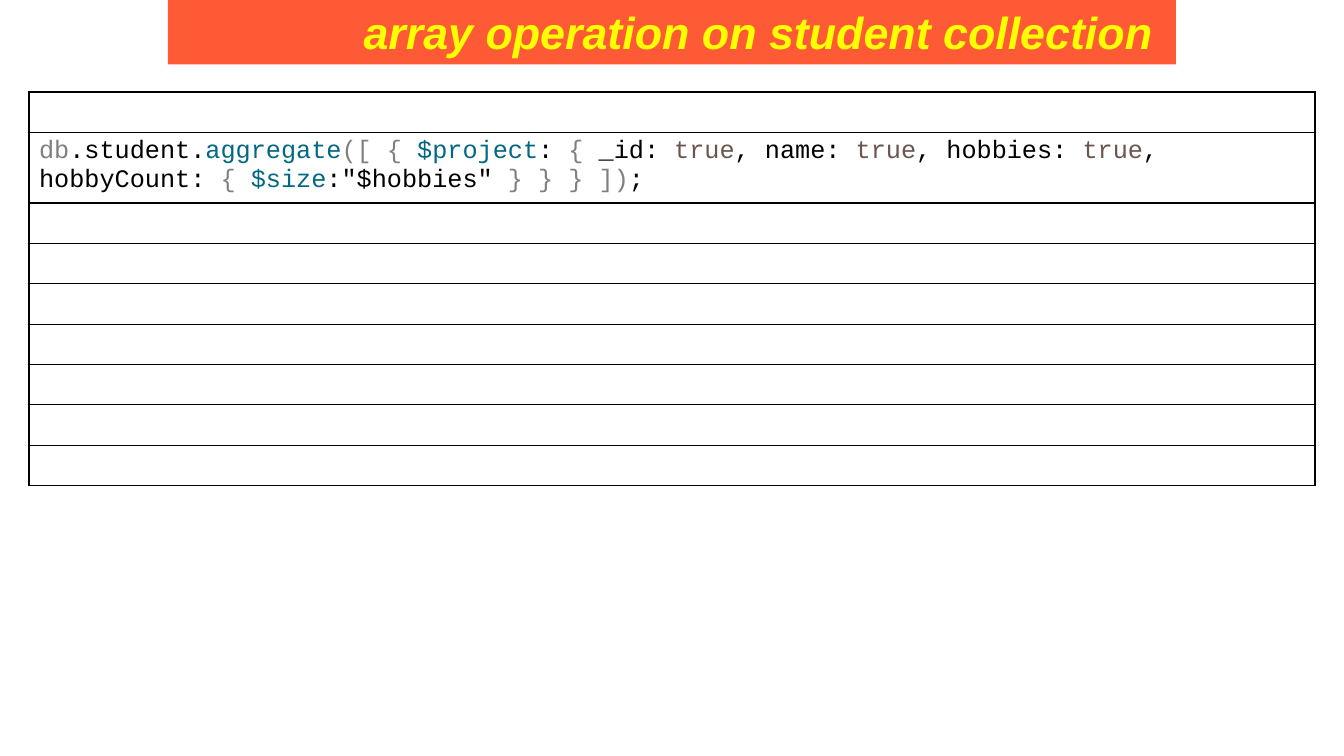
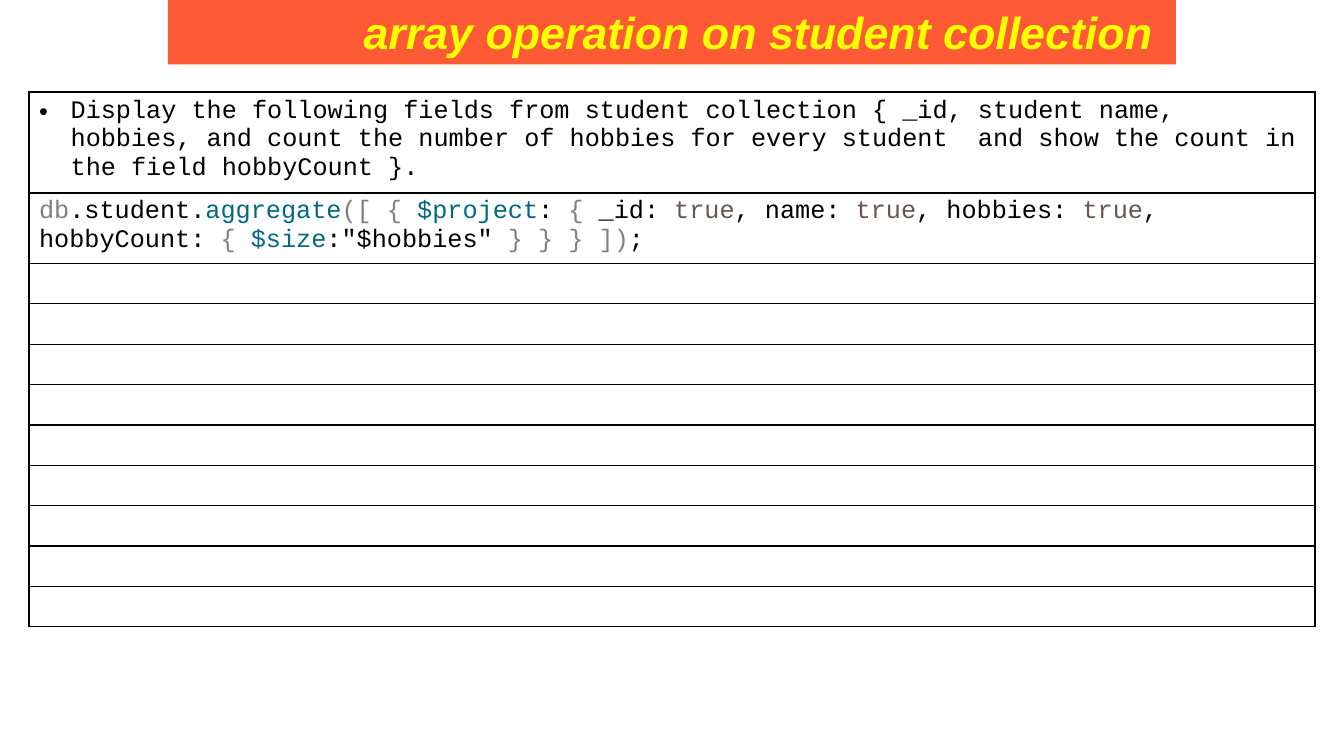
Before and after one commit to Saleel-Bagde/PPT-s, a slide deck: slide 198 of MongoDB PPT.pptx (slide 197 before the commit). Drawn at 1344x756 pixels with LibreOffice and Linux fonts; fonts in the diff are those of the drawing. Boxes give left, top, right and bottom in pixels: in the first picture for what was removed or moved away, otherwise in the second. Text is boxed around its words. In the diff, an @@ line names an element or a change of style, - is before the commit and + after.

```diff
--- a/MongoDB PPT.pptx
+++ b/MongoDB PPT.pptx
@@ table at (29,92,1316,626) @@
-row 1, column 1: 
+row 1, column 1: Display the following fields from student collection { _id, student name, hobbies, and count the number of hobbies for every student and show the count in the field hobbyCount }.
+row 10: 
+row 11: 
```
Also in this commit, not shown: 4 other slides changed, 2 slides added.
